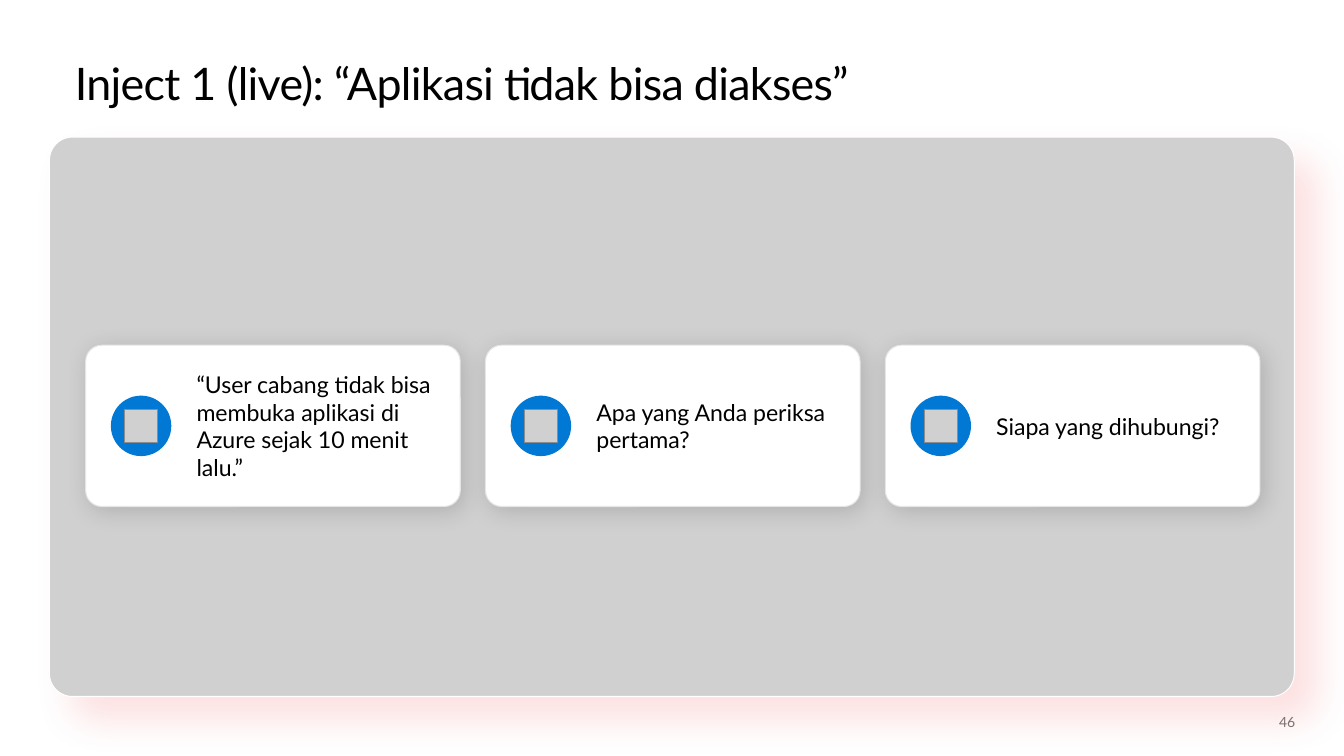
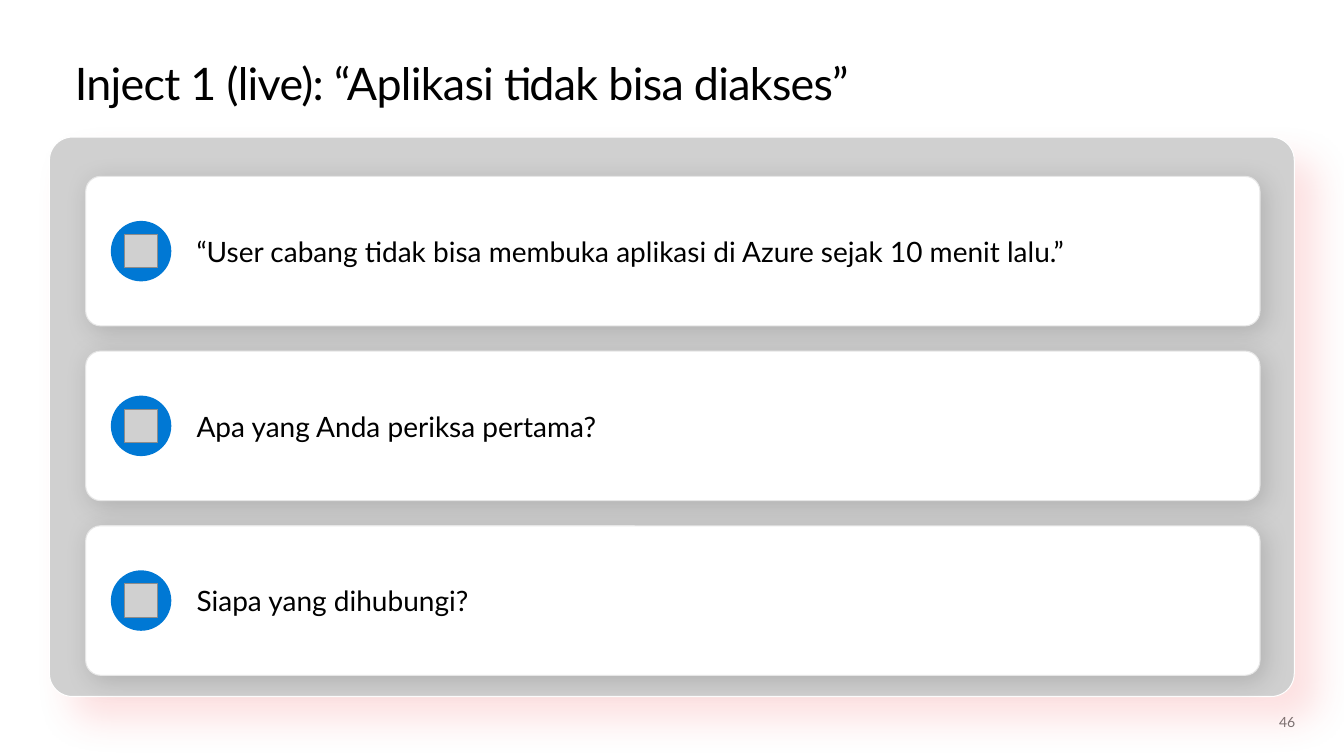
Before and after one commit to medisa-aris/azure-landing-zone-training, a slide deck: slide 46 of slides/pptx/slide_day05_automate-onboard-operate.pptx. Drawn at 1344x756 pixels with LibreOffice and Linux fonts; fonts in the diff are those of the drawing; grey boxes stand for pictures; background and template pictures are left out. Boxes give left, top, right and bottom in pixels: in the first picture for what was removed or moved away, otherwise in the second. Text is boxed around its words. In the diff, an @@ line names an element or a change of style, - is before the commit and + after.

```diff
--- a/slides/pptx/slide_day05_automate-onboard-operate.pptx
+++ b/slides/pptx/slide_day05_automate-onboard-operate.pptx
@@ rounded rectangle added at (86,176,1260,326), fill #FFFFFF, outline #E6E6E6 0.75 pt @@
@@ text "“User cabang tidak bisa membuka ...": place and size @@
-text "“User cabang tidak bisa membuka ..." at (197,375,431,476)
+text "“User cabang tidak bisa membuka ..." at (197,240,1064,267)
@@ ellipse: place and size @@
-ellipse at (910,395,971,456)
+ellipse at (111,221,171,281)
@@ picture: place and size @@
-picture at (524,409,558,443)
+picture at (125,235,158,268)
@@ rounded rectangle: place and size @@
-rounded rectangle at (486,345,861,506)
+rounded rectangle at (86,351,1260,500)
@@ rounded rectangle removed at (86,345,461,506) @@
@@ rounded rectangle removed at (885,345,1260,506) @@
@@ text "Apa yang Anda periksa pertama?": place and size @@
-text "Apa yang Anda periksa pertama?" at (596,404,825,452)
+text "Apa yang Anda periksa pertama?" at (197,416,596,442)
@@ rounded rectangle added at (86,526,1260,676), fill #FFFFFF, outline #E6E6E6 0.75 pt @@
@@ size 16.5 to 20 pt in 3 elements at (197,416,596,442), (197,240,1064,267), (197,590,468,616) @@
@@ text "Siapa yang dihubungi?": place and size @@
-text "Siapa yang dihubungi?" at (996,418,1219,440)
+text "Siapa yang dihubungi?" at (197,590,468,616)
@@ ellipse: place and size @@
-ellipse at (511,395,572,456)
+ellipse at (111,571,171,631)
@@ picture: place and size @@
-picture at (925,409,958,443)
+picture at (125,584,158,617)
```
Also in this commit, not shown: 5 other slides changed, 5 other files.
